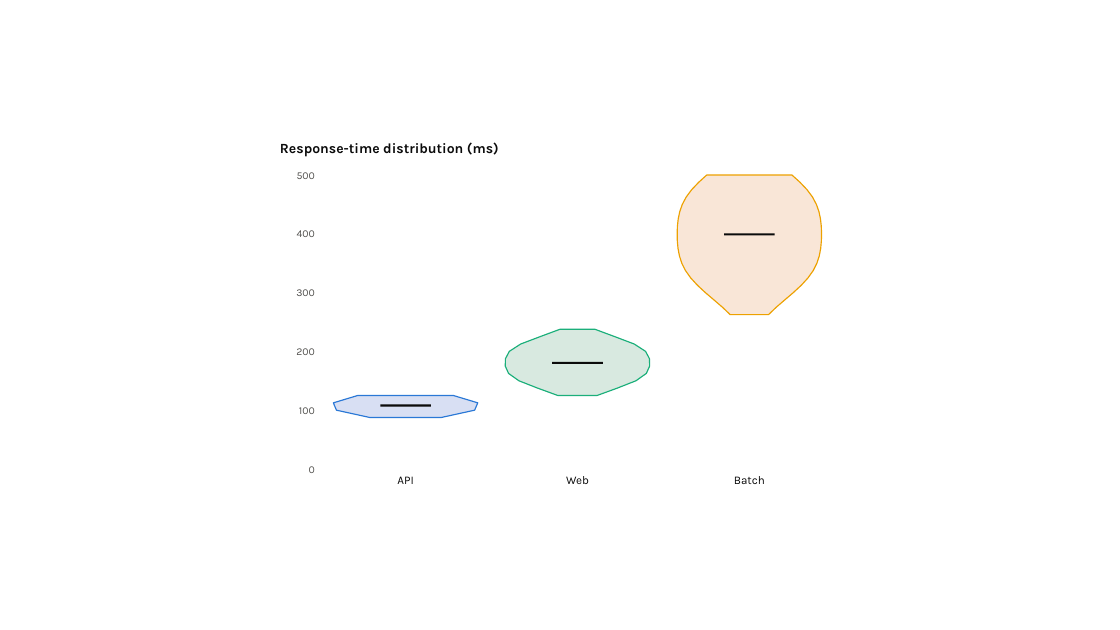
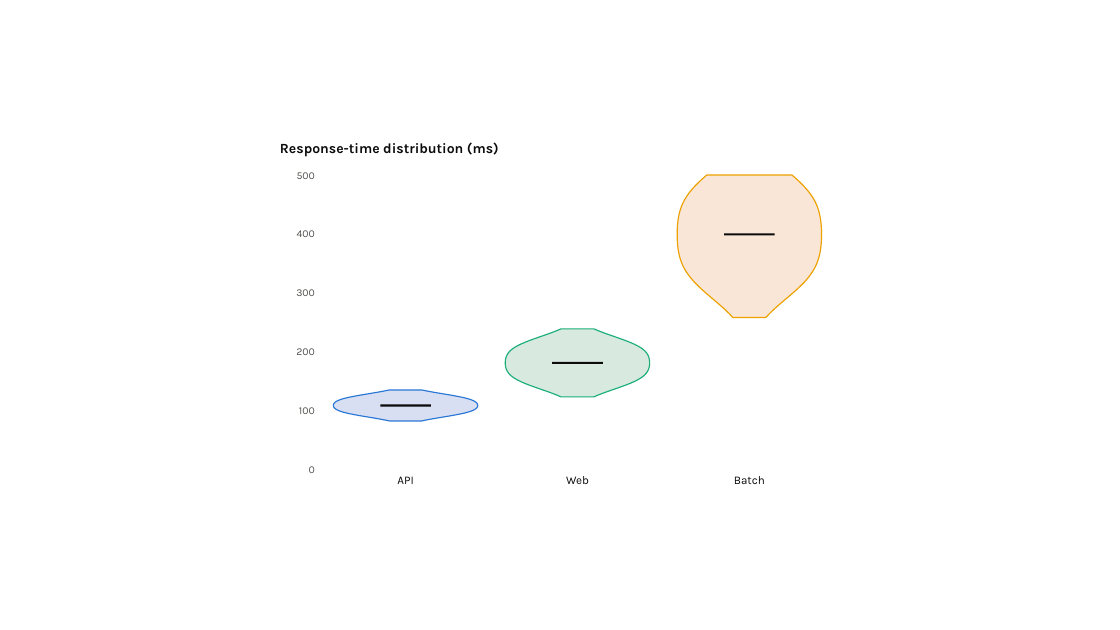
Before and after one commit to dannbleeker/PowerChart, a slide deck: slide 99 of examples/showcase.pptx. Drawn at 1120x630 pixels with LibreOffice and Linux fonts; fonts in the diff are those of the drawing. Boxes give left, top, right and bottom in pixels: in the first picture for what was removed or moved away, otherwise in the second. Text is boxed around its words. In the diff, an @@ line names an element or a change of style, - is before the commit and + after.

```diff
--- a/examples/showcase.pptx
+++ b/examples/showcase.pptx
@@ freeform shape: place and size @@
-freeform shape at <box>677,175,822,314</box>
+freeform shape at <box>677,175,822,318</box>
@@ freeform shape at <box>506,329,650,397</box>: outline redrawn @@
@@ freeform shape: place and size @@
-freeform shape at <box>334,396,478,418</box>
+freeform shape at <box>334,390,478,421</box>
```
Also in this commit, not shown: 1 other slide changed, 7 other files.
